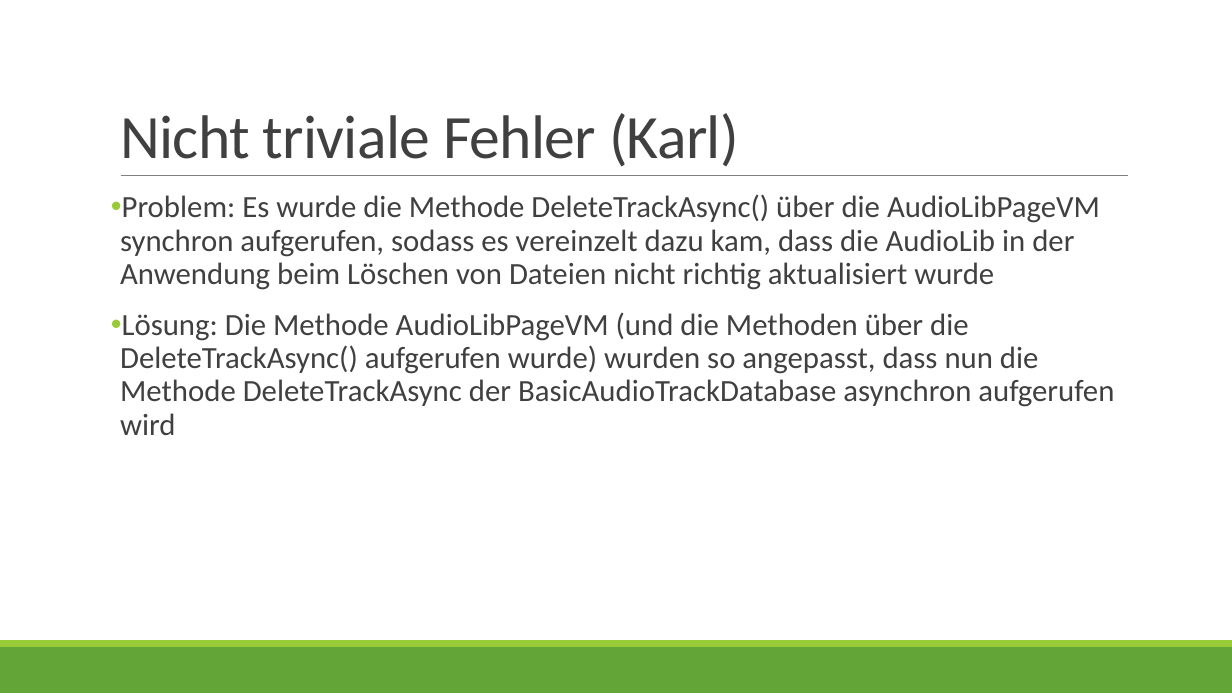
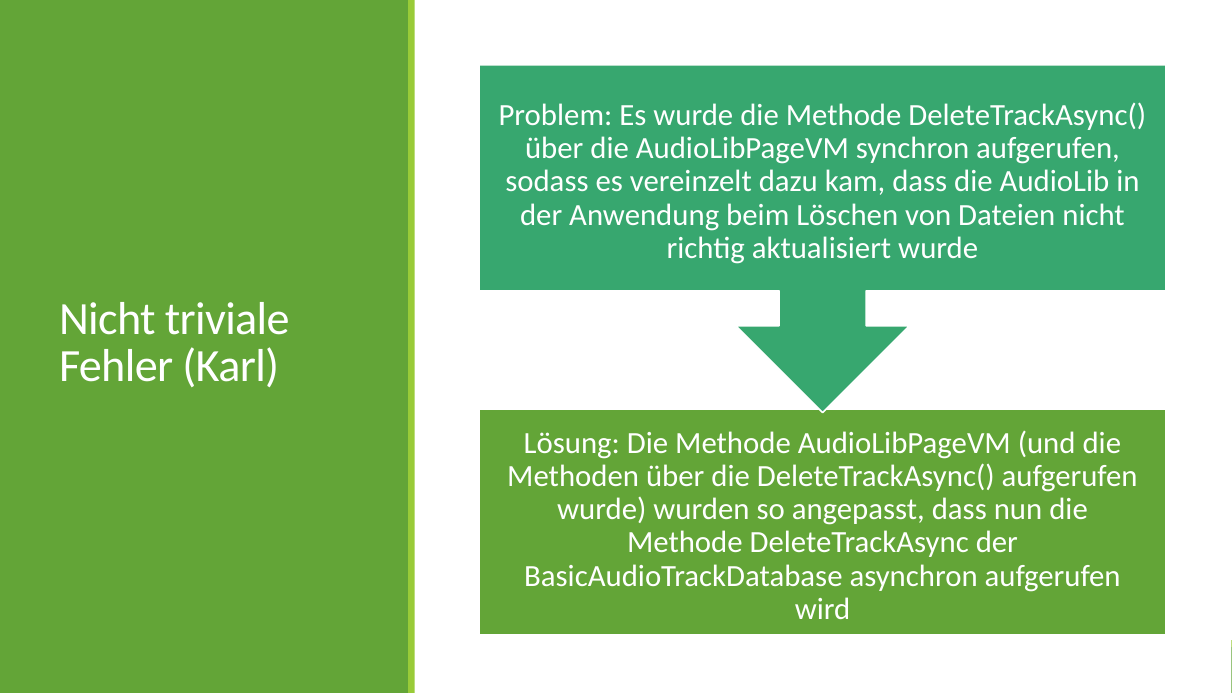
Before and after one commit to YHB-eSense/eSense, a slide deck: slide 9 of Dokumente/04 - Validierung/Validierung.pptx (slide 8 before the commit). Drawn at 1232x693 pixels with LibreOffice and Linux fonts; fonts in the diff are those of the drawing. Boxes give left, top, right and bottom in pixels: in the first picture for what was removed or moved away, otherwise in the second. Text is boxed around its words. In the diff, an @@ line names an element or a change of style, - is before the commit and + after.

Commit message:
Used MS Design ideas for pp

```diff
--- a/Dokumente/04 - Validierung/Validierung.pptx
+++ b/Dokumente/04 - Validierung/Validierung.pptx
@@ rectangle added at (0,0,1232,693), fill #FFFFFF @@
@@ rectangle added at (0,0,409,693), fill #63A537 @@
@@ rectangle added at (409,0,415,693), fill #99CB38 @@
@@ title "Nicht triviale Fehler (Karl)": place and size @@
-title "Nicht triviale Fehler (Karl)" at (120,113,739,167)
+title "Nicht triviale Fehler (Karl)" at (59,302,290,387)
@@ title "Nicht triviale Fehler (Karl)" at (59,302,290,387): size 48 to 36 pt, text colour #404040 to #FFFFFF; vertical alignment bottom to middle @@
@@ group added at (480,65,1166,636): 2 texts, 1 rectangle, 1 up arrow callout @@
+Lösung: Die Methode AudioLibPageVM (und die Methoden über die DeleteTrackAsync() aufgerufen wurde) wurden so angepasst, dass nun die Methode DeleteTrackAsync der BasicAudioTrackDatabase asynchron aufgerufen wird
+Problem: Es wurde die Methode DeleteTrackAsync() über die AudioLibPageVM synchron aufgerufen, sodass es vereinzelt dazu kam, dass die AudioLib in der Anwendung beim Löschen von Dateien nicht richtig aktualisiert wurde
@@ line removed from (121, 176) to (1128, 176) @@
@@ text removed at (120,194,1114,435) @@
-• Problem: Es wurde die Methode DeleteTrackAsync() über die AudioLibPageVM synchron aufgerufen, sodass es vereinzelt dazu kam, dass die AudioLib in der Anwendung beim Löschen von Dateien nicht richtig aktualisiert wurde
-• Lösung: Die Methode AudioLibPageVM (und die Methoden über die DeleteTrackAsync() aufgerufen wurde) wurden so angepasst, dass nun die Methode DeleteTrackAsync der BasicAudioTrackDatabase asynchron aufgerufen wird
```
Also in this commit, not shown: 5 other slides changed, 1 slide added.
